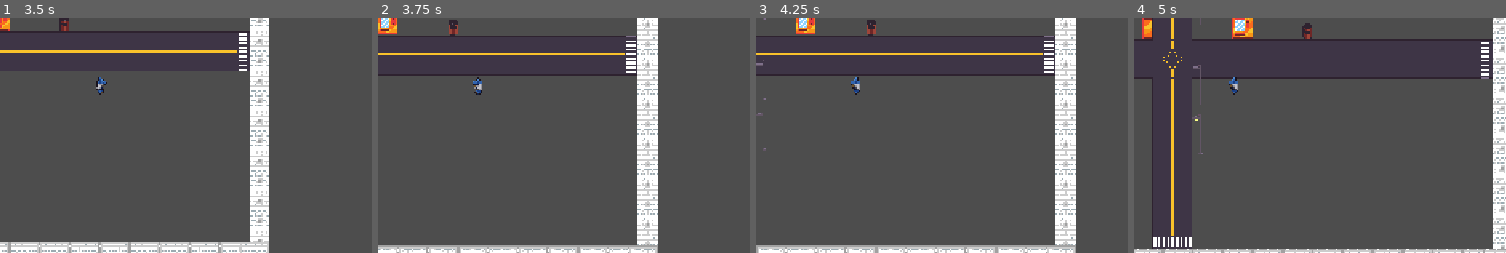
Above: before the commit, frames 1-4 (left to right).
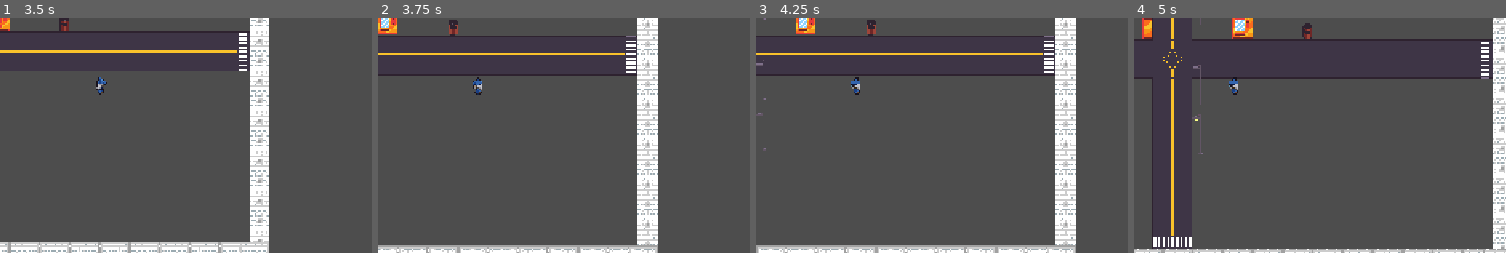
Above: after the commit, the same moments.

Repository: leobragaa/carnaval-game-godot
Game: Godot game, scene res://scenes/game_process.tscn
The game is run twice, just before and just after one commit, with the same random seed, the same clock (stepped at 60 frames per second) and the same inputs.
Inputs:
- Up to frame 1 (3.5 s): tap Enter at 0.5 s; hold D (right) 0.53-1.28 s; tap W (top) every 0.75 s from 0.6 to 2.85 s; hold S (down) 1.28-2.03 s; hold D (right) from 2.03 s (still down)
- Up to frame 2 (3.75 s): release D (right) at 3.53 s; hold A (left) from 3.53 s (still down); tap W (top) at 3.6 s
- Up to frame 3 (4.25 s): keep holding A (left)
- Up to frame 4 (5 s): keep holding A (left); tap W (top) at 4.35 s
The pictures show only the part of the screen within x 40-90%, y 35-85%; the shares and areas given below are measured in that part.

Frame 1 is identical in both runs. In frame 2, less than 0.1% of the frame differs, in the area x 25-28%, y 25-32%; in frame 3, less than 0.1%; in frame 4, less than 0.1%.

Commit message:
fix: Ajustando direção dos idles

Diff:
--- a/entities/player.tscn
+++ b/entities/player.tscn
@@ -194,11 +194,35 @@
 resource_name = "run_left"
 length = 0.6
 step = 0.1
+tracks/0/type = "value"
+tracks/0/imported = false
+tracks/0/enabled = true
+tracks/0/path = NodePath("Textura:frame_coords")
+tracks/0/interp = 1
+tracks/0/loop_wrap = true
+tracks/0/keys = {
+"times": PackedFloat32Array(0, 0.1, 0.2, 0.3, 0.4, 0.5),
+"transitions": PackedFloat32Array(1, 1, 1, 1, 1, 1),
+"update": 1,
+"values": [Vector2i(0, 9), Vector2i(1, 9), Vector2i(2, 9), Vector2i(3, 9), Vector2i(4, 9), Vector2i(5, 9)]
+}
 
 [sub_resource type="Animation" id="Animation_q0i8f"]
 resource_name = "run_right"
 length = 0.6
 step = 0.1
+tracks/0/type = "value"
+tracks/0/imported = false
+tracks/0/enabled = true
+tracks/0/path = NodePath("Textura:frame_coords")
+tracks/0/interp = 1
+tracks/0/loop_wrap = true
+tracks/0/keys = {
+"times": PackedFloat32Array(0, 0.1, 0.2, 0.3, 0.4, 0.5),
+"transitions": PackedFloat32Array(1, 1, 1, 1, 1, 1),
+"update": 1,
+"values": [Vector2i(0, 10), Vector2i(1, 10), Vector2i(2, 10), Vector2i(3, 10), Vector2i(4, 10), Vector2i(5, 10)]
+}
 
 [sub_resource type="Animation" id="Animation_0i614"]
 resource_name = "run_up"
@@ -306,7 +330,7 @@
 &"walk_up": SubResource("Animation_x08pd")
 }
 
-[node name="Player" unique_id=1135647854 instance=ExtResource("1_e4p34")]
+[node name="Player" unique_id=1135647854 groups=["BaseCharacter"] instance=ExtResource("1_e4p34")]
 
 [node name="Textura" parent="." index="0" unique_id=1762536999]
 texture_filter = 1
--- a/scenes/game_process.tscn
+++ b/scenes/game_process.tscn
@@ -8,7 +8,7 @@
 
 [node name="Tarreno" parent="." unique_id=86263665 instance=ExtResource("1_6jnn5")]
 
-[node name="Player" parent="." unique_id=1135647854 groups=["BaseCharacter"] instance=ExtResource("2_13nf1")]
+[node name="Player" parent="." unique_id=1135647854 instance=ExtResource("2_13nf1")]
 
 [node name="Camera2D" parent="." unique_id=900677962 instance=ExtResource("3_13nf1")]
 limit_bottom = 10000000
--- a/scripts/base_characte.gd
+++ b/scripts/base_characte.gd
@@ -9,6 +9,7 @@
 @export var _sprite2D:  Sprite2D
 @export var _animation: AnimationPlayer
 
+var _idle_direction: String = "idle_front"
 var _direction: Vector2 = Vector2.ZERO
 
 func _process(_delta: float) -> void:
@@ -26,24 +27,30 @@
 func _animate() -> void:
 
 	if _direction == Vector2.ZERO:
-		_animation.play("idle_front")
+		_animation.play(_idle_direction)
 		return
 
 	if abs(_direction.x) > abs(_direction.y):
 
 		if _direction.x > 0:
+			_idle_direction = "idle_right"
 			_sprite2D.flip_h = false
-			_animation.play("run_lado")
+			_animation.play("run_right")
+
 
 		elif _direction.x < 0:
-			_sprite2D.flip_h = 	 true
-			_animation.play("run_lado")
+			_idle_direction = "idle_left"
+			_sprite2D.flip_h = 	 false
+			_animation.play("run_left")
+
 
 	else:
 		if _direction.y > 0:
 			_animation.play("run_front")
+			_idle_direction = "idle_front"
 		else:
 			_animation.play("run_up")
+			_idle_direction = "idle_up"
 
 
 
